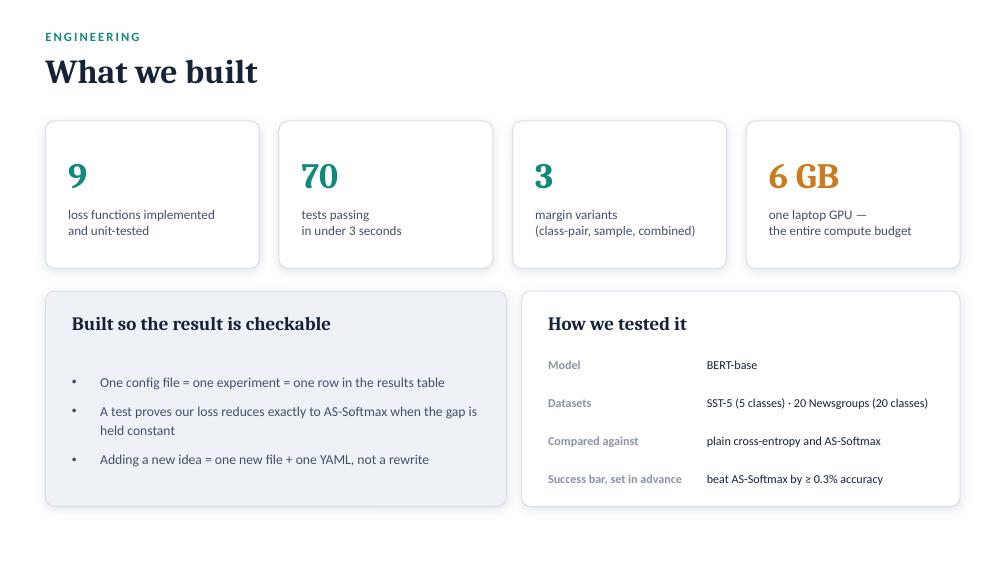
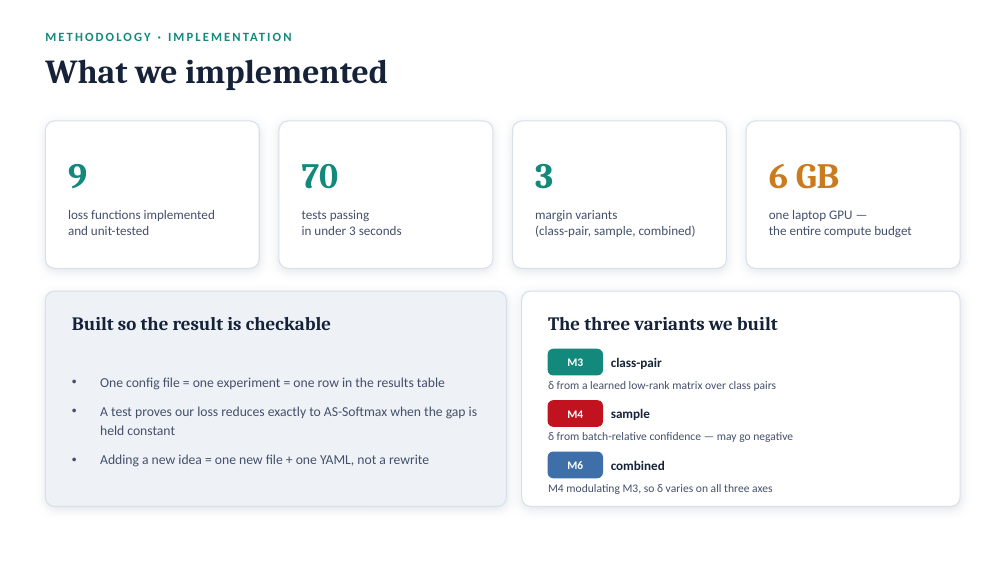
Before and after one commit to haitomnsg/softmaxResearch, a slide deck: slide 12 of presentation/GAM-Softmax-Presentation.pptx (slide 6 before the commit). Drawn at 1008x567 pixels with LibreOffice and Linux fonts; fonts in the diff are those of the drawing. Boxes give left, top, right and bottom in pixels: in the first picture for what was removed or moved away, otherwise in the second. Text is boxed around its words. In the diff, an @@ line names an element or a change of style, - is before the commit and + after.

```diff
--- a/presentation/GAM-Softmax-Presentation.pptx
+++ b/presentation/GAM-Softmax-Presentation.pptx
@@ text at bbox=[45, 59, 388, 90]: text changed @@
-What we built
+What we implemented
@@ text at bbox=[45, 32, 139, 41]: text changed @@
-ENGINEERING
+METHODOLOGY · IMPLEMENTATION
@@ text at bbox=[548, 317, 778, 330]: text changed @@
-How we tested it
+The three variants we built
@@ rounded rectangle added at bbox=[548, 349, 603, 375], fill #12897B, outline #12897B 1 pt @@
@@ text added at bbox=[567, 358, 583, 366], 11 pt, text #FFFFFF, bold @@
+M3
@@ text at bbox=[611, 357, 662, 369]: text changed; size 11.5 to 12.5 pt; text colour #8A93A6 to #152238 @@
-Datasets
+class-pair
@@ text at bbox=[548, 381, 777, 391]: text changed; size 11.5 to 11 pt; text colour #152238 to #44506A @@
-SST-5 (5 classes) · 20 Newsgroups (20 classes)
+δ from a learned low-rank matrix over class pairs
@@ text removed at bbox=[548, 360, 581, 369] @@
-Model
@@ text removed at bbox=[707, 360, 757, 369] @@
-BERT-base
@@ rounded rectangle added at bbox=[548, 401, 603, 426], fill #C1121F, outline #C1121F 1 pt @@
@@ text added at bbox=[567, 410, 583, 418], 11 pt, text #FFFFFF, bold @@
+M4
@@ text at bbox=[611, 408, 650, 420]: text changed; size 11.5 to 12.5 pt; text colour #8A93A6 to #152238 @@
-Success bar, set in advance
+sample
@@ text at bbox=[548, 432, 793, 442]: text changed; size 11.5 to 11 pt; text colour #152238 to #44506A @@
-beat AS-Softmax by ≥ 0.3% accuracy
+δ from batch-relative confidence — may go negative
@@ text removed at bbox=[548, 436, 639, 447] @@
-Compared against
@@ text removed at bbox=[707, 436, 881, 447] @@
-plain cross-entropy and AS-Softmax
@@ rounded rectangle added at bbox=[548, 452, 603, 478], fill #3E6FA8, outline #3E6FA8 1 pt @@
@@ text added at bbox=[567, 461, 583, 469], 11 pt, text #FFFFFF, bold @@
+M6
@@ text added at bbox=[611, 460, 665, 470], 12.5 pt, text #152238, bold @@
+combined
@@ text added at bbox=[548, 484, 772, 494], 11 pt, text #44506A @@
+M4 modulating M3, so δ varies on all three axes
```
Also in this commit, not shown: 10 other slides changed, 9 slides added, 1 slide removed, 1 other file.
